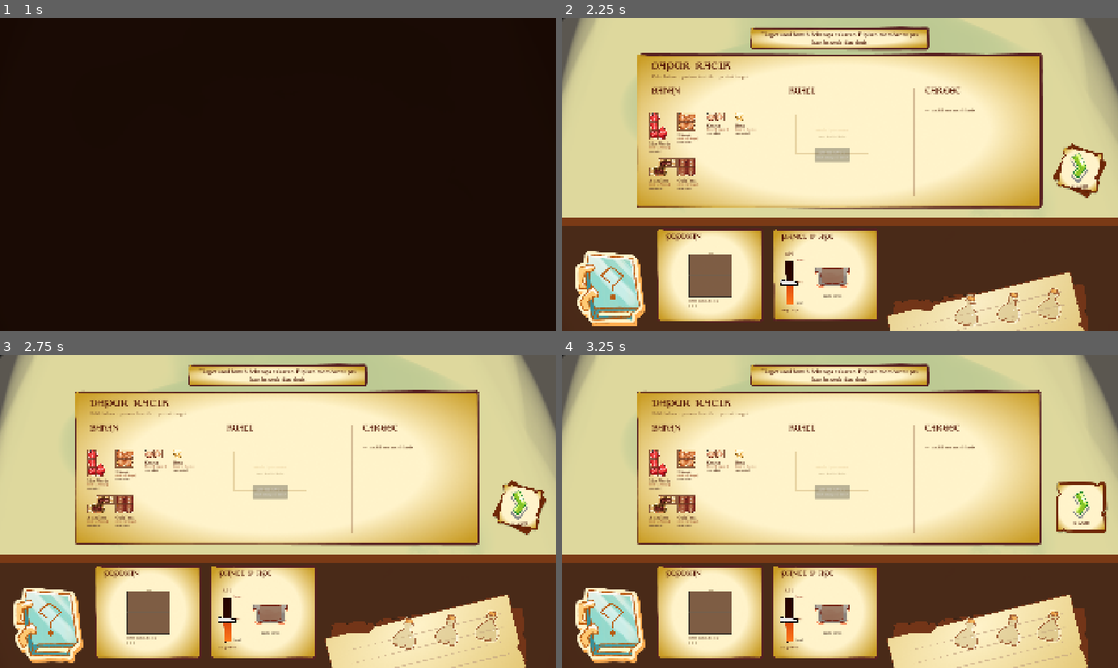
Above: before the commit, frames 1-4 (two rows, left to right).
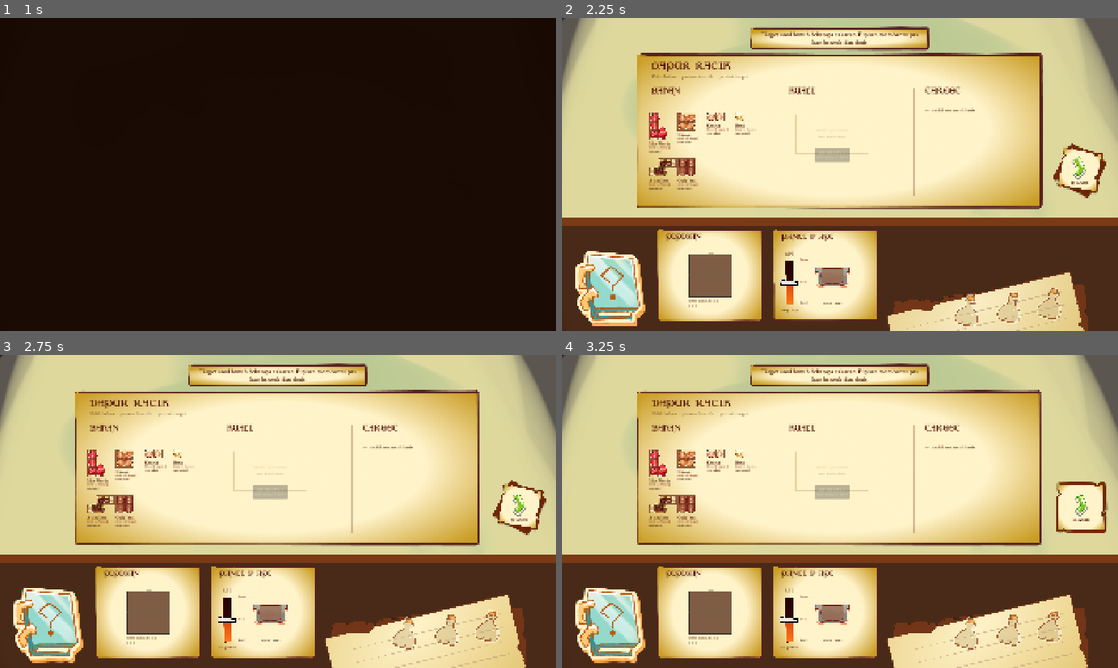
Above: after the commit, the same moments.

Repository: viscasa/igdx-bootcamp
Game: Godot game, scene res://Scenes/UI/main_menu.tscn
The game is run twice, just before and just after one commit, with the same random seed, the same clock (stepped at 60 frames per second) and the same inputs.
Inputs (mouse positions are in pixels of both pictures, inside the frame that each line leads up to):
- Up to frame 1 (1 s): click "MULAI" at 0.5 s
- Up to frame 2 (2.25 s): tap Enter at 1.25 s; move the mouse to (962, 158) at 1.27 s; hold W 1.28-2 s; tap R at 1.35 s; click (962, 158) at 1.42 s; tap Space at 1.52 s; click "DAPUR" at 2 s
- Up to frame 3 (2.75 s): no input
- Up to frame 4 (3.25 s): click (834, 621) at 2.75 s

Frame 1 is identical in both runs. In frame 2, 0.3% of the frame differs, in the area x 42-95%, y 43-92%; in frame 3, 0.3%, in the area x 41-95%, y 43-92%; in frame 4, 0.2%.

Commit message:
fix(ui): rapikan posisi kontrol dapur dan navigasi

Diff:
--- a/Scenes/Components/panci_slot.tscn
+++ b/Scenes/Components/panci_slot.tscn
@@ -140,9 +140,9 @@
 
 [node name="StatusLabel" type="Label" parent="." unique_id=1618559857]
 offset_left = -63.0
-offset_top = -21.0
+offset_top = 4.0
 offset_right = 67.0
-offset_bottom = 1.0
+offset_bottom = 26.0
 theme_override_colors/font_color = Color(0.4, 0.27, 0.19, 1)
 theme_override_fonts/font = ExtResource("9_font")
 theme_override_font_sizes/font_size = 13
--- a/Scenes/UI/dapur_hud.tscn
+++ b/Scenes/UI/dapur_hud.tscn
@@ -104,9 +104,9 @@
 anchor_right = 1.0
 anchor_bottom = 1.0
 offset_left = 18.0
-offset_top = -47.0
+offset_top = -60.0
 offset_right = -18.0
-offset_bottom = -20.0
+offset_bottom = -33.0
 grow_horizontal = 2
 grow_vertical = 0
 theme_override_colors/font_color = Color(0.28, 0.09, 0.035, 1)
@@ -118,10 +118,10 @@
 [node name="TextureRect" type="TextureRect" parent="RoomButton" unique_id=188270147]
 layout_mode = 0
 offset_left = 30.0
-offset_top = -28.0
+offset_top = -25.0
 offset_right = 150.0
-offset_bottom = 179.0
-scale = Vector2(0.5, 0.5)
+offset_bottom = 182.0
+scale = Vector2(0.4, 0.4)
 pivot_offset_ratio = Vector2(0.5, 0.5)
 texture = ExtResource("5_li823")
 
--- a/Scenes/UI/heat_slider.tscn
+++ b/Scenes/UI/heat_slider.tscn
@@ -75,9 +75,9 @@
 
 [node name="Fast" type="Label" parent="." unique_id=283750852]
 layout_mode = 0
-offset_left = 62.0
+offset_left = 76.0
 offset_top = 21.0
-offset_right = 96.0
+offset_right = 110.0
 offset_bottom = 43.0
 theme_override_colors/font_color = Color(0.58, 0.16, 0.1, 1)
 theme_override_fonts/font = ExtResource("2_font")
@@ -86,9 +86,9 @@
 
 [node name="Slow" type="Label" parent="." unique_id=968745403]
 layout_mode = 0
-offset_left = 62.0
+offset_left = 76.0
 offset_top = 171.0
-offset_right = 96.0
+offset_right = 110.0
 offset_bottom = 193.0
 theme_override_colors/font_color = Color(0.31, 0.23, 0.17, 1)
 theme_override_fonts/font = ExtResource("2_font")
@@ -97,9 +97,9 @@
 
 [node name="Speed" type="Label" parent="." unique_id=823885417]
 layout_mode = 0
-offset_left = 62.0
+offset_left = 76.0
 offset_top = 99.0
-offset_right = 96.0
+offset_right = 110.0
 offset_bottom = 117.0
 theme_override_colors/font_color = Color(0.56, 0.23, 0.1, 1)
 theme_override_fonts/font = ExtResource("2_font")
--- a/Scenes/UI/kasir_hud.tscn
+++ b/Scenes/UI/kasir_hud.tscn
@@ -216,9 +216,9 @@
 anchor_right = 1.0
 anchor_bottom = 1.0
 offset_left = 18.0
-offset_top = -47.0
+offset_top = -60.0
 offset_right = -18.0
-offset_bottom = -20.0
+offset_bottom = -33.0
 grow_horizontal = 2
 grow_vertical = 0
 theme_override_colors/font_color = Color(0.28, 0.09, 0.035, 1)
@@ -230,10 +230,10 @@
 [node name="TextureRect" type="TextureRect" parent="TopBar/Row/RoomButton" unique_id=919099481]
 layout_mode = 0
 offset_left = 30.0
-offset_top = -28.0
+offset_top = -25.0
 offset_right = 150.0
-offset_bottom = 179.0
-scale = Vector2(0.5, 0.5)
+offset_bottom = 182.0
+scale = Vector2(0.4, 0.4)
 pivot_offset_ratio = Vector2(0.5, 0.5)
 texture = ExtResource("9_7poln")
 
